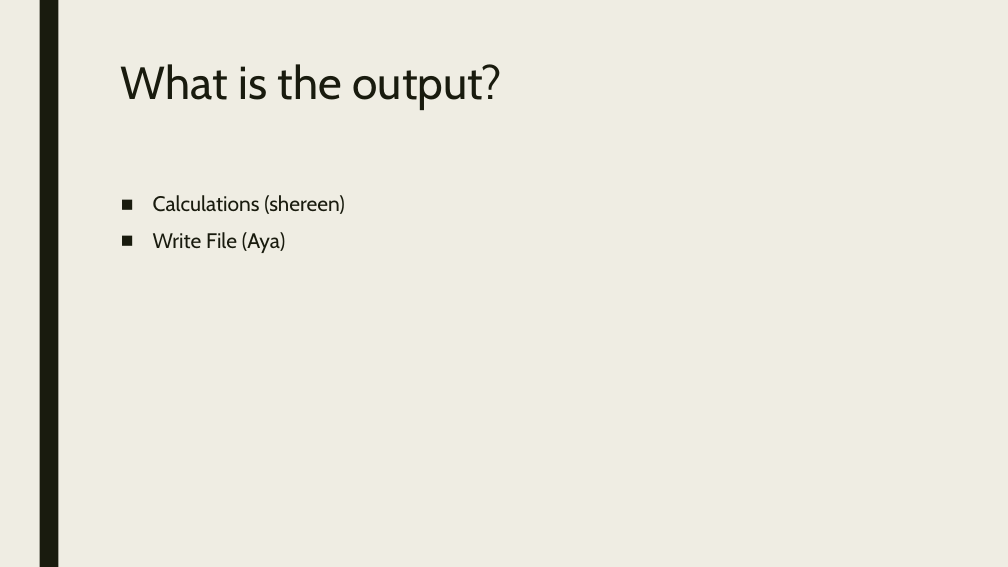
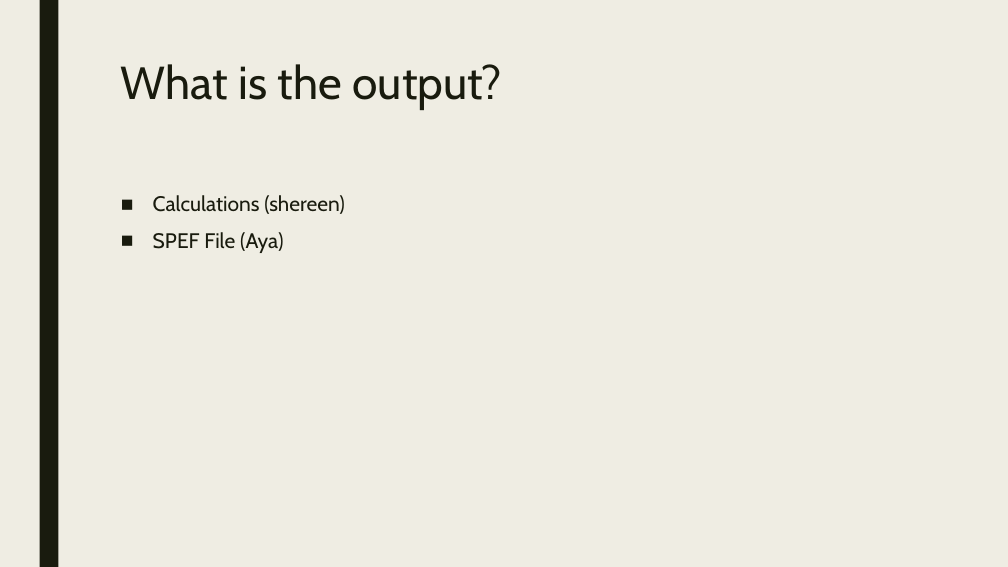
Before and after one commit to Goldent00thbrush/SPEF_Extractor, a slide deck: slide 4 of Project_Presentation.pptx. Drawn at 1008x567 pixels with LibreOffice and Linux fonts; fonts in the diff are those of the drawing. Boxes give left, top, right and bottom in pixels: in the first picture for what was removed or moved away, otherwise in the second. Text is boxed around its words. In the diff, an @@ line names an element or a change of style, - is before the commit and + after.

```diff
--- a/Project_Presentation.pptx
+++ b/Project_Presentation.pptx
@@ text at box(153, 232, 284, 253): text changed @@
-■ Write File (Aya)
+■ SPEF File (Aya)
```
Also in this commit, not shown: 1 slide added.
